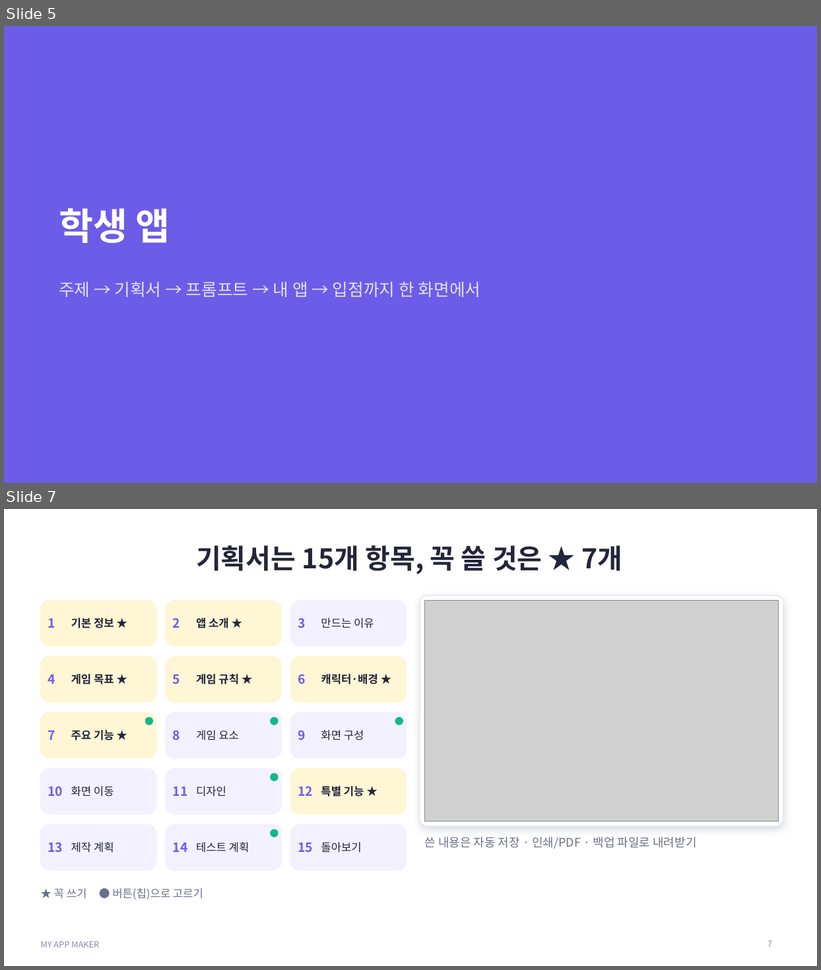
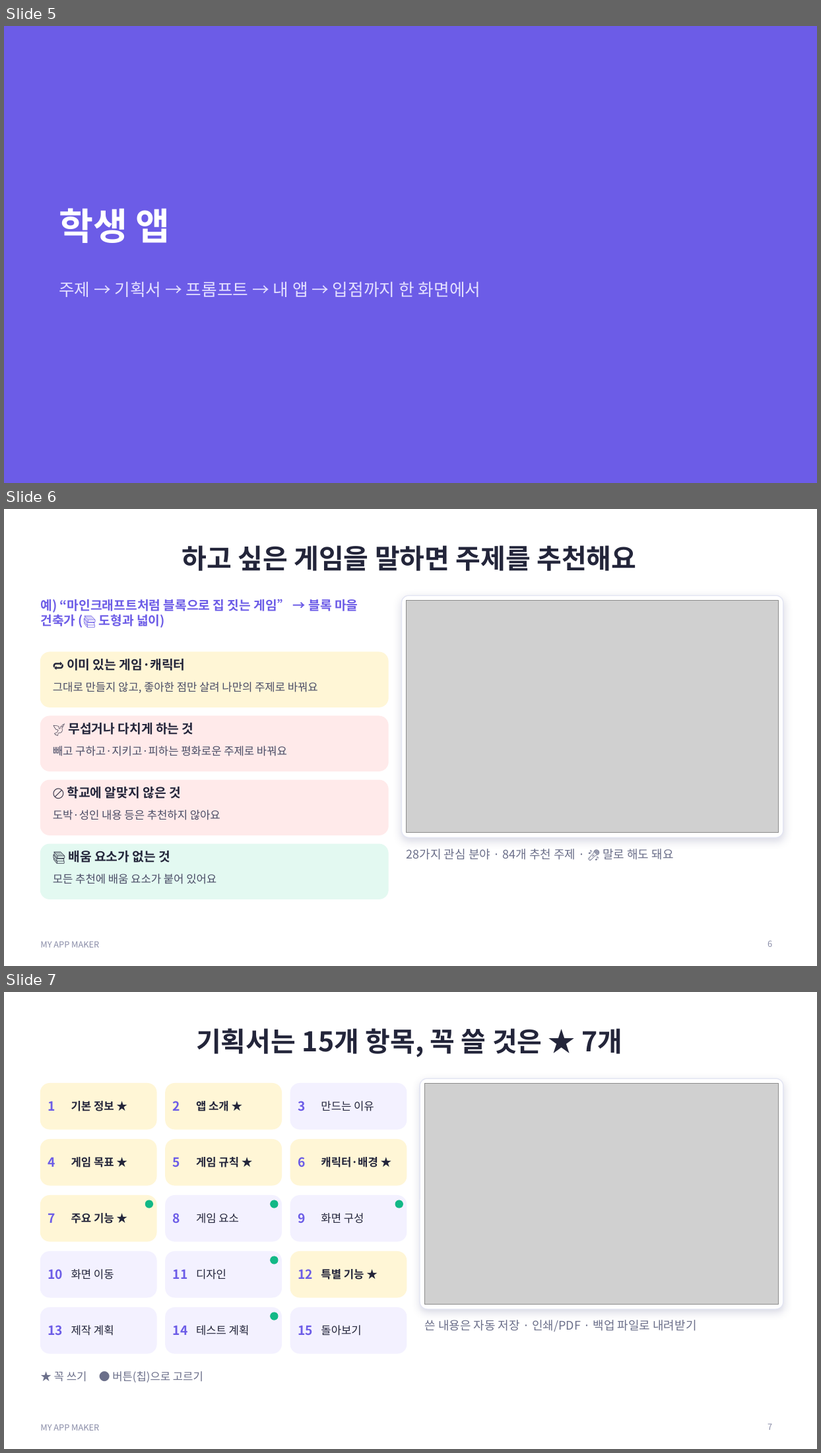
Before and after one commit to laonhyeum-collab/thedream, a slide deck: myappmaker/slides/MY_APP_MAKER_프로젝트_소개.pptx. Shown one above the other, each under a label of ours: slides 5 and 7 before the commit, slides 5, 6 and 7 after it; the slides between them are not shown. The pictures are 821x970 and 821x1453 pixels, drawn with LibreOffice and Linux fonts; fonts in the diff are those of the drawing; grey boxes stand for pictures. Boxes give left, top, right and bottom in pixels: in the first picture for what was removed or moved away, otherwise in the second. Text is boxed around its words. In the diff, an @@ line names an element or a change of style, - is before the commit and + after.

```diff
--- a/myappmaker/slides/MY_APP_MAKER_프로젝트_소개.pptx
+++ b/myappmaker/slides/MY_APP_MAKER_프로젝트_소개.pptx
@@ slide 6 added at [4,509,817,966], background #FFFFFF; not listed: 1 template element that a slide beside it also shows @@
@@ title added at [182,545,636,571], 32 pt, text #23253A, bold @@
+하고 싶은 게임을 말하면 주제를 추천해요
@@ text added at [40,599,358,628], 15 pt, text #6C5CE7, bold @@
+예) “마인크래프트처럼 블록으로 집 짓는 게임” → 블록 마을 건축가 (📚 도형과 넓이)
@@ rounded rectangle added at [402,595,783,838], fill #FFFFFF, outline #E3E5F3 1 pt @@
@@ picture added at [407,601,779,833] @@
@@ rounded rectangle added at [40,652,388,707], fill #FFF6D6, outline #FFF6D6 1 pt @@
@@ text added at [67,659,185,671], 15 pt, text #23253A, bold @@
+🔁 이미 있는 게임·캐릭터
@@ text added at [53,682,318,693], 13 pt, text #4A4D66 @@
+그대로 만들지 않고, 좋아한 점만 살려 나만의 주제로 바꿔요
@@ rounded rectangle added at [40,716,388,771], fill #FFEAEA, outline #FFEAEA 1 pt @@
@@ text added at [68,723,194,735], 15 pt, text #23253A, bold @@
+🕊️ 무섭거나 다치게 하는 것
@@ text added at [53,746,287,757], 13 pt, text #4A4D66 @@
+빼고 구하고·지키고·피하는 평화로운 주제로 바꿔요
@@ rounded rectangle added at [40,780,388,835], fill #FFEAEA, outline #FFEAEA 1 pt @@
@@ text added at [67,786,181,799], 15 pt, text #23253A, bold @@
+🚫 학교에 알맞지 않은 것
@@ text added at [53,810,220,821], 13 pt, text #4A4D66 @@
+도박·성인 내용 등은 추천하지 않아요
@@ rounded rectangle added at [40,844,388,900], fill #E3F9F1, outline #E3F9F1 1 pt @@
@@ text added at [68,851,170,863], 15 pt, text #23253A, bold @@
+📚 배움 요소가 없는 것
@@ text added at [407,849,673,860], 14 pt, text #6B6F8A @@
+28가지 관심 분야 · 84개 추천 주제 · 🎤 말로 해도 돼요
@@ text added at [53,874,217,885], 13 pt, text #4A4D66 @@
+모든 추천에 배움 요소가 붙어 있어요
@@ page number added at [768,941,772,947], 10 pt, text #8A8DA8 @@
+6
```
Also in this commit, not shown: 2 slides changed, 1 slide removed, 17 other files.
